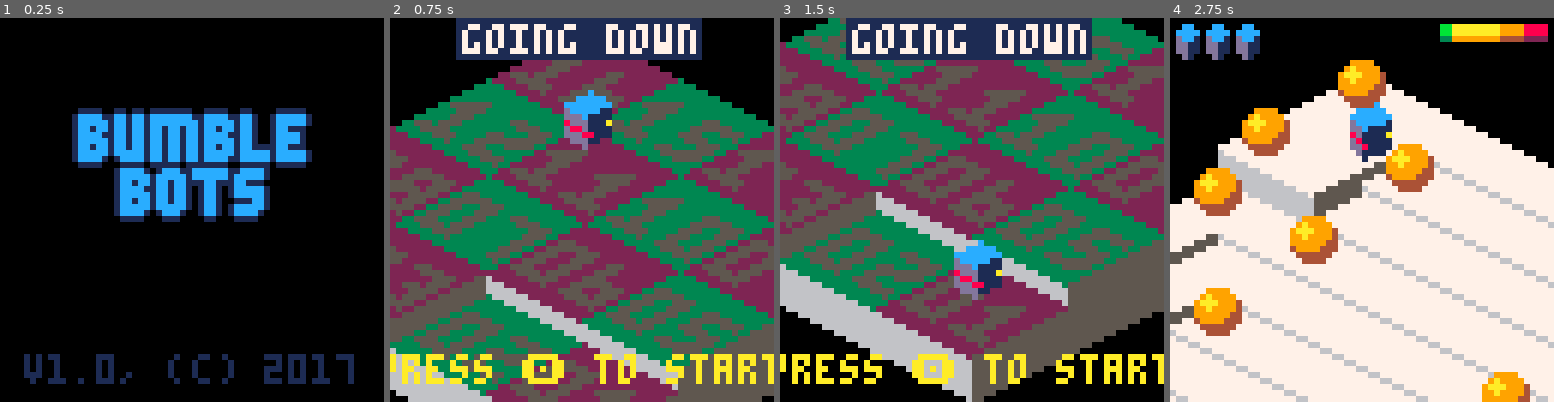
Above: before the commit, frames 1-4 (left to right).
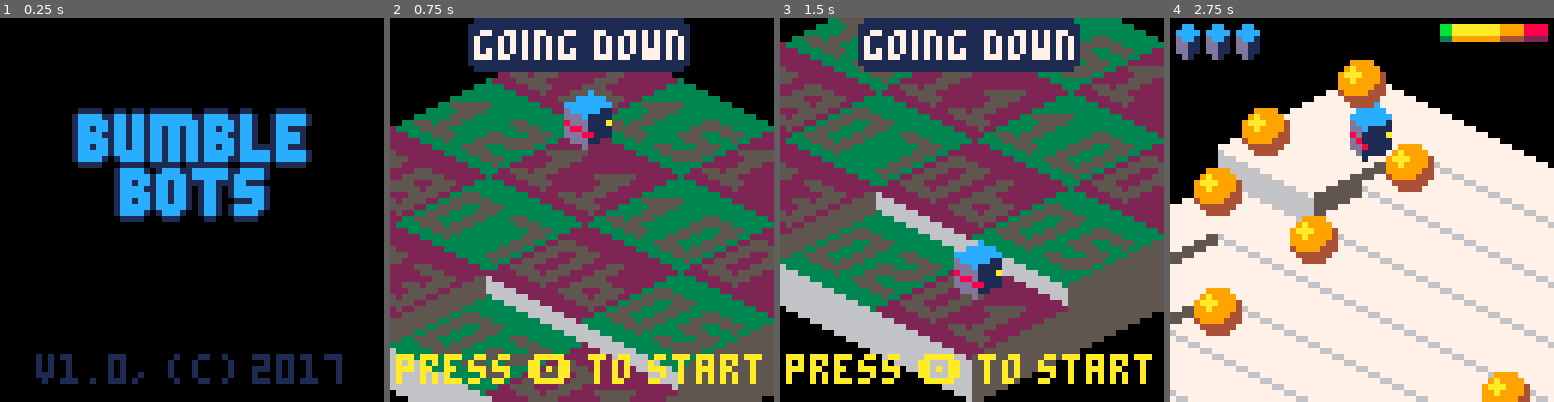
Above: after the commit, the same moments.

Repository: erwinbonsma/BumbleBotsPico8
Game: PICO-8 cartridge bumblebots-lowrez.p8
Same seed, same stepped clock (60 frames per second), same inputs: the game is played once before the commit and once after it.
Inputs:
- Up to frame 1 (0.25 s): no input
- Up to frame 2 (0.75 s): tap O (Z key) at 0.7 s
- Up to frame 3 (1.5 s): no input
- Up to frame 4 (2.75 s): hold Right 1.6-2.1 s; tap O (Z key) at 1.7, 2.1, 2.5 s; hold Up 2.15-2.42 s; hold Right from 2.47 s (still down)

The runs differ from the first frame. In frame 1, 2.1% of the frame differs, in the area x 6-93%, y 87-96%; in frame 2, 8.3%, in the area x 0-100%, y 0-96%; in frame 3, 8.3%; in frame 4, nothing differs.

Commit message:
Made text fit better
Changed center_print to use less pixels for space and "i" character.
Used this in print_await_key and showing level in level menu to ensure that text fully fits on screen.

Diff:
--- a/bumblebots-lowrez.p8
+++ b/bumblebots-lowrez.p8
@@ -426,12 +426,42 @@
  return me
 end --new_msg_box()
 
+function pixlen(s)
+ local l=0
+
+ for i=1,#s do
+  local ch=sub(s,i,i)
+  if ch==" " or ch=="i" then
+   l+=2
+  elseif ch=="🅾️" then
+   l+=8
+  else
+   l+=4
+  end
+ end
+
+ return l
+end
+
 function center_print(
  msg,y,col
 )
- print(
-  msg,32-#msg*2,y,col
- )
+ local w=pixlen(msg)
+ local x=32-w/2
+
+ for i=1,#msg do
+  local ch=sub(msg,i,i)
+  if ch=="i" then
+   line(x,y,x,y+4,col)
+  else
+   print(
+    ch,x,y,col
+   )
+  end
+  x+=pixlen(ch)
+ end
+
+ return w
 end
 
 function print_2d(
@@ -449,8 +479,7 @@
   key="z"
  end
  local s="press "..key.." to "..action
- local x0=30-#s*2
- print(s,x0,56,10)
+ center_print(s,56,10)
 end
 
 
@@ -2510,9 +2539,11 @@
   if idx<=#level_defs then
    dest=level_defs[idx].name
   end
-  local w=#dest*2
-  rectfill(31-w,0,31+w,6,1)
-  print(dest,32-w,1,7)
+  local w=pixlen(dest)/2
+  line(32-w,0,30+w,0,1)
+  rectfill(31-w,1,31+w,7,1)
+  line(32-w,8,30+w,8,1)
+  center_print(dest,2,7)
 
   if msg then
    print(msg,0,110,7)
